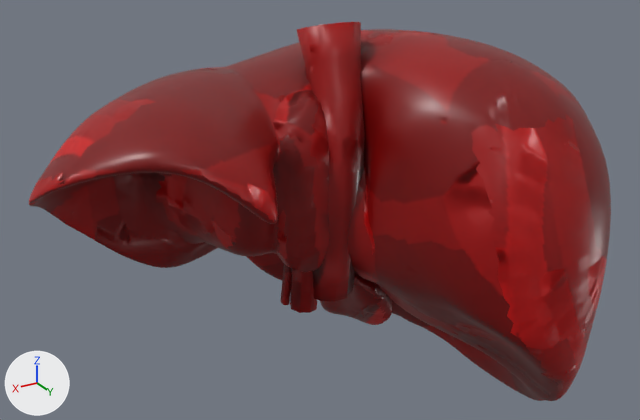
The glTF model public/3d/modeli/organi-3d/jetra-telefon.glb as it was, and as the next commit left it.
One viewpoint serves both versions: a camera (50 mm lens) standing at (0.161, 0.267, 0.151) and looking at (-0.002, -0.005, 0.015). Arrows for +X, +Y and +Z are at lower left; the lights stay in place. The picture after the commit comes second. Where no turn or scale is listed for an object, it has been applied to the vertices. Vertices at exactly the same position are counted once.

In view in the first picture: 'Caudate lobe of liver (lastno)', 'Gallbladder', 'Hepatic portal vein and branches (lastno)', 'Inferior vena cava (lastno)', 'Left lobe of liver (lastno)', 'Right lobe of liver (lastno)' and 2 more.
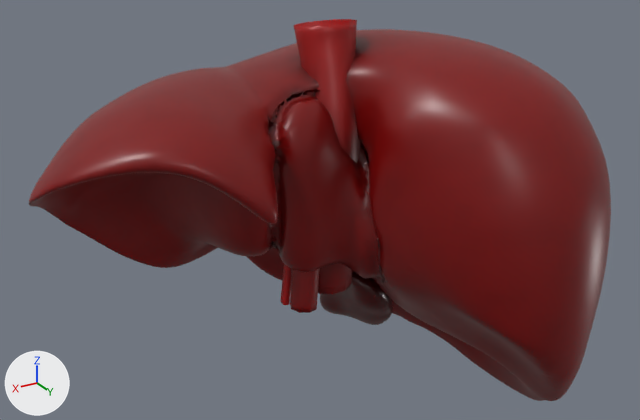
The newer file is also turned or shifted as a whole; pictures and numbers use the older file's frame.

Pixel boxes (x1, y1, x2, y2) of what changed, in the pictures (640 x 420 px; the box of a moved part takes in the faces that stretch with it):
'Caudate lobe of liver (lastno)', reshaped (6% wider): before (273, 90, 381, 286); after (269, 90, 384, 282)
'Inferior vena cava (lastno)', reshaped: before (297, 22, 365, 302); after (294, 19, 360, 294)
part 1 of me_liver_025, moved or reshaped: before (273, 90, 381, 286); after (269, 90, 383, 280)
part 2 of me_liver_025, surface changed: (273, 90, 377, 278) in both
part 3 of me_liver_025, recoloured: (273, 90, 377, 278) in both
part 4 of me_ivc_003, moved or reshaped: before (321, 23, 343, 302); after (317, 20, 336, 294)
part 5 of me_ivc_003, surface changed: before (297, 22, 365, 302); after (294, 19, 360, 294)
part 6 of me_ivc_003, recoloured: before (297, 22, 365, 302); after (294, 19, 360, 294)
part 7 of me_liver_023, surface changed: (29, 93, 279, 256) in both
part 8 of me_liver_022, moved or reshaped: (266, 81, 396, 289) in both
part 9 of me_liver_022, surface changed: (248, 29, 607, 400) in both
part 10 of me_liver_022, recoloured: (262, 30, 433, 294) in both

Edits to the bpy script that builds the scene:
```text
Change me_liver_025:
    used by ob_caudate_lobe_of_liver__lastno; location = (-0.0006, 0.0039, 0.0243)
    remove me_liver_025.from_pydata(...)  # 1677 vertices, 3350 faces; spans x -0.024..0.024, y -0.0195..0.0195, z -0.0406..0.0406
    add me_liver_025.from_pydata(...)  # 1677 vertices, 3350 faces; spans x -0.024..0.0255, y -0.0198..0.0195, z -0.0397..0.0402
    me_liver_025 part 1: 876 of 1677 vertices moved; they spanned x -0.0212..0.024, y -0.0194..0.0192, z -0.0406..0.0406 and now span x -0.023..0.0255, y -0.0198..0.0187, z -0.0386..0.039; mean shift (-0.0008, -0.0007, 0.0004); largest move (-0.0067, -0.0168, -0.0231) -> (-0.0075, -0.015, -0.0208)
    me_liver_025 part 2: 3213 kept faces spanning x -0.024..0.0255, y -0.0198..0.0195, z -0.0397..0.0402 get new texture (UV) coordinates
    me_liver_025 part 3: 2567 kept faces spanning x -0.024..0.0255, y -0.0198..0.0195, z -0.0397..0.0402 get new vertex colours; the middle colour goes from red #c20000 to red #ba0000
Change me_ivc_003:
    used by ob_inferior_vena_cava__lastno; location = (0.0, 0.0004, 0.001)
    remove me_ivc_003.from_pydata(...)  # 110 vertices, 216 faces; spans x -0.0194..0.0072, y -0.0197..0.0148, z -0.0203..0.0874
    add me_ivc_003.from_pydata(...)  # 110 vertices, 216 faces; spans x -0.0213..0.0051, y -0.0254..0.0091, z -0.0203..0.0874
    me_ivc_003 part 4: 110 of 110 vertices moved; they spanned x -0.0194..0.0072, y -0.0197..0.0148, z -0.0203..0.0874 and now span x -0.0213..0.0051, y -0.0254..0.0091, z -0.0203..0.0874; mean shift (-0.002, -0.0056, 0.0)
    me_ivc_003 part 5: 202 kept faces spanning x -0.0213..0.0051, y -0.0254..0.0091, z -0.0203..0.0874 get new texture (UV) coordinates
    me_ivc_003 part 6: 170 kept faces spanning x -0.0213..0.0051, y -0.0254..0.0091, z -0.0203..0.0869 get new vertex colours; the middle colour goes from red #c00000 to red #b20000
Change me_liver_023:
    used by ob_left_lobe_of_liver__lastno; location = (0.0567, -0.0192, 0.0229)
    remove me_liver_023.from_pydata(...)  # 3084 vertices, 6164 faces; spans x -0.0463..0.0463, y -0.0524..0.0524, z -0.0457..0.0457
    add me_liver_023.from_pydata(...)  # 3084 vertices, 6164 faces; spans x -0.0463..0.0463, y -0.0524..0.0524, z -0.0457..0.0458
    me_liver_023 part 7: texture (UV) coordinates of 6164 of 6164 faces, centred in x -0.0463..0.0463, y -0.0523..0.0523, z -0.0457..0.0457, changed; they spanned u 0.03..0.99, v 0.01..1.0 and now span u 0.02..0.99, v 0.0..0.99
    edits to the shape of me_liver_023 do not show in these pictures
Change me_liver_022:
    used by ob_right_lobe_of_liver__lastno; location = (-0.0399, 0.005, -0.0033)
    remove me_liver_022.from_pydata(...)  # 5378 vertices, 10752 faces; spans x -0.063..0.063, y -0.076..0.076, z -0.083..0.083
    add me_liver_022.from_pydata(...)  # 5378 vertices, 10752 faces; spans x -0.063..0.064, y -0.076..0.076, z -0.083..0.083
    me_liver_022 part 8: 286 of 5378 vertices moved; they spanned x 0.017..0.063, y -0.008..0.019, z -0.014..0.069 and now span x 0.016..0.064, y -0.008..0.019, z -0.013..0.069; mean shift (-0.001, -0.001, 0.0); largest move (0.024, 0.012, -0.008) -> (0.022, 0.011, -0.006)
    me_liver_022 part 9: 10744 kept faces spanning x -0.063..0.064, y -0.076..0.076, z -0.083..0.083 get new texture (UV) coordinates
    me_liver_022 part 10: 1738 kept faces spanning x -0.028..0.064, y -0.076..0.03, z -0.055..0.083 get new vertex colours; the middle colour goes from red #d70000 to red #cb0000
```
